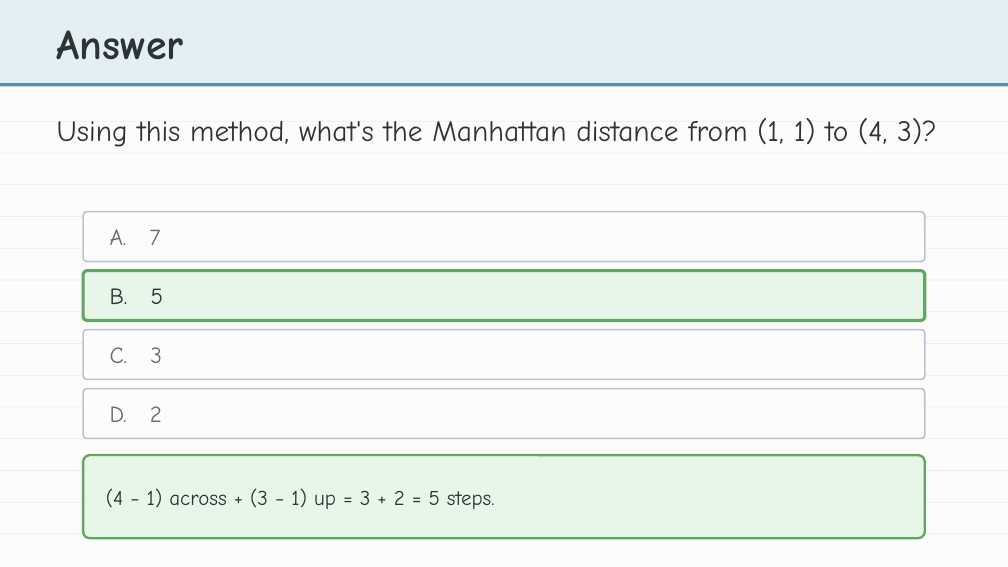
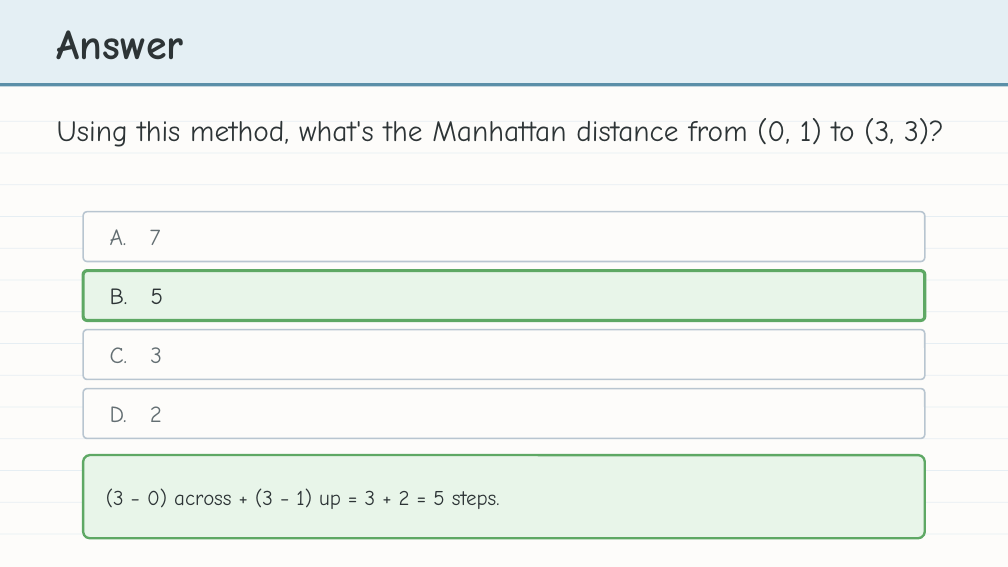
Before and after one commit to bradamiller/LearningPython, a slide deck: slide 24 of static/slides/module-04-manhattan/lesson-02-tuples.pptx. Drawn at 1008x567 pixels with LibreOffice and Linux fonts; fonts in the diff are those of the drawing. Boxes give left, top, right and bottom in pixels: in the first picture for what was removed or moved away, otherwise in the second. Text is boxed around its words. In the diff, an @@ line names an element or a change of style, - is before the commit and + after.

```diff
--- a/static/slides/module-04-manhattan/lesson-02-tuples.pptx
+++ b/static/slides/module-04-manhattan/lesson-02-tuples.pptx
@@ text at [57, 118, 944, 147]: text changed @@
-Using this method, what's the Manhattan distance from (1, 1) to (4, 3)?
+Using this method, what's the Manhattan distance from (0, 1) to (3, 3)?
@@ text at [106, 488, 500, 509]: text changed @@
-(4 − 1) across + (3 − 1) up = 3 + 2 = 5 steps.
+(3 − 0) across + (3 − 1) up = 3 + 2 = 5 steps.
```
Also in this commit, not shown: 8 other slides changed, 11 other files.
